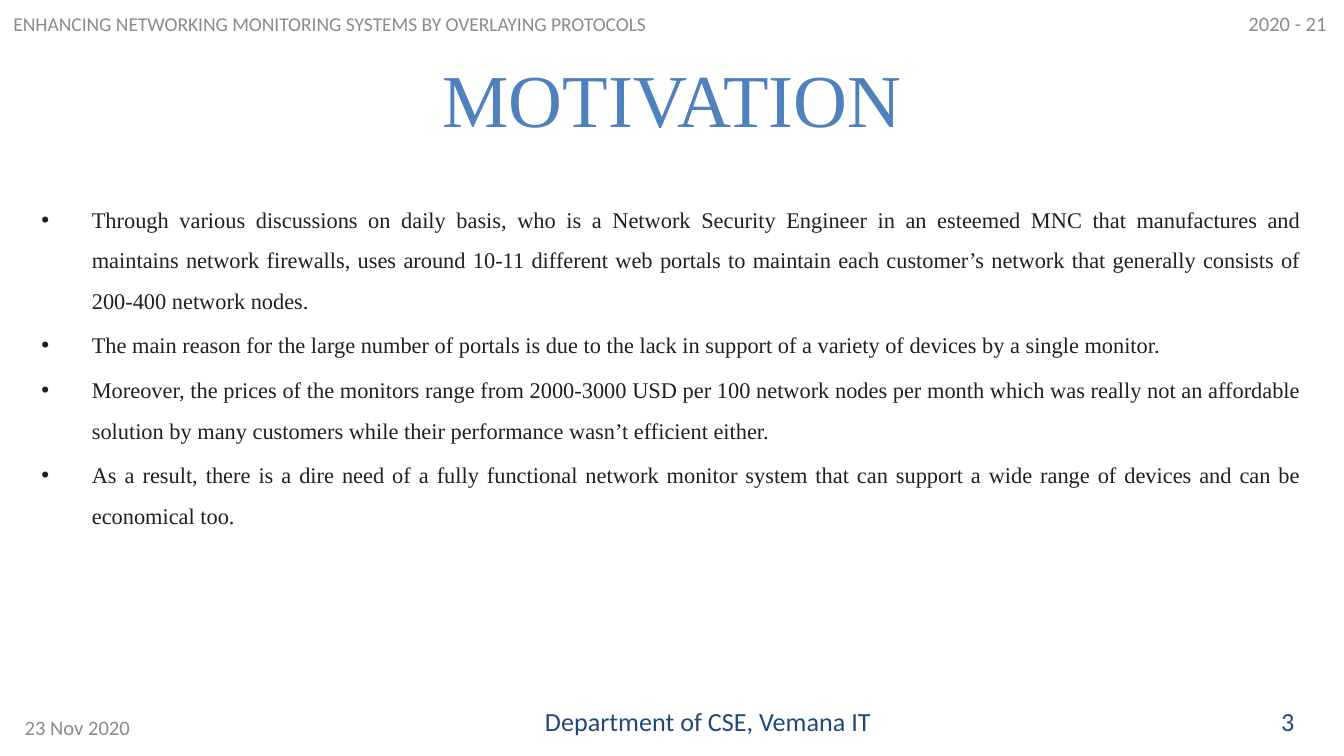
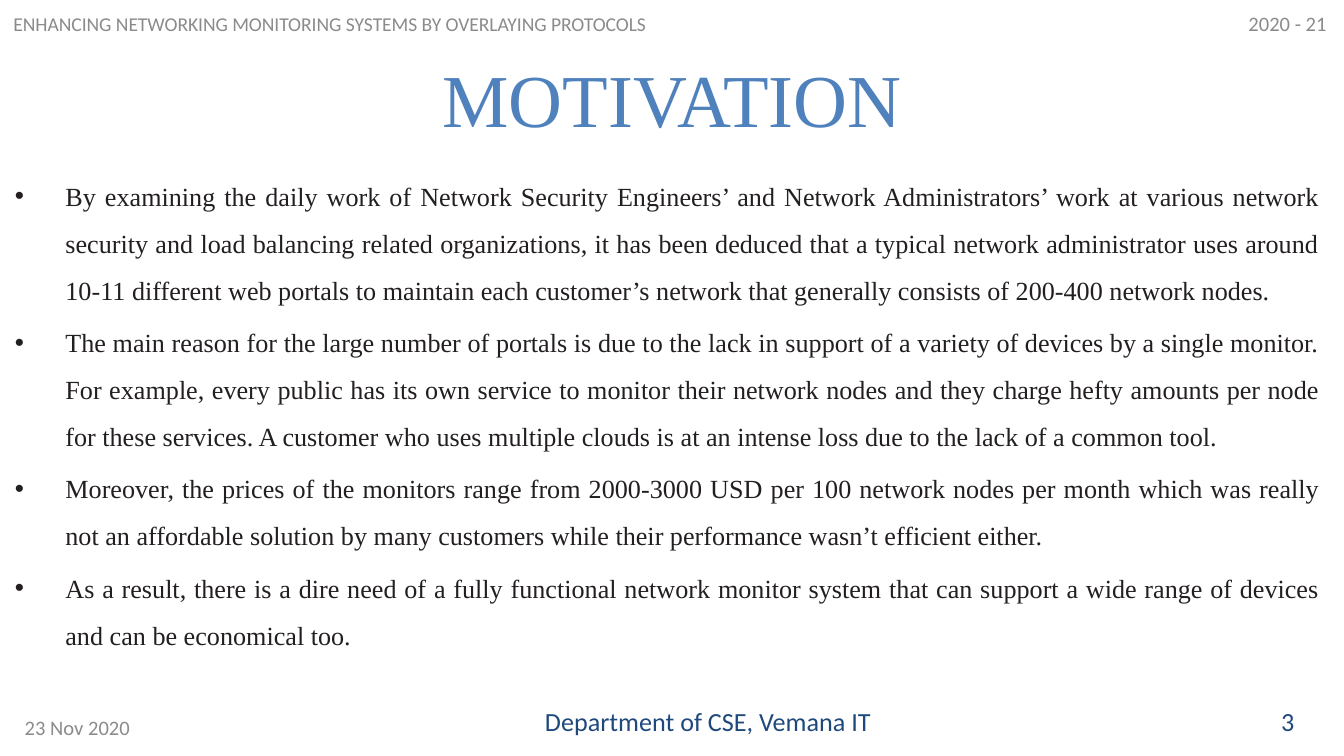
Before and after one commit to rajashreey841/network-monitor, a slide deck: slide 5 of PPT-Review-1.pptx (slide 4 before the commit). Drawn at 1344x756 pixels with LibreOffice and Linux fonts; fonts in the diff are those of the drawing. Boxes give left, top, right and bottom in pixels: in the first picture for what was removed or moved away, otherwise in the second. Text is boxed around its words. In the diff, an @@ line names an element or a change of style, - is before the commit and + after.

```diff
--- a/PPT-Review-1.pptx
+++ b/PPT-Review-1.pptx
@@ text "By examining the daily work ...": place and size @@
-text "By examining the daily work ..." at box(92, 212, 1300, 525)
+text "By examining the daily work ..." at box(65, 187, 1319, 646)
@@ text at box(65, 187, 1319, 452): text changed; size 12 to 14 pt @@
-• Through various discussions on daily basis, who is a Network Security Engineer in an esteemed MNC that manufactures and maintains network firewalls, uses around 10-11 different web portals to maintain each customer’s network that generally consists of 200-400 network nodes.
-• The main reason for the large number of portals is due to the lack in support of a variety of devices by a single monitor.
+• By examining the daily work of Network Security Engineers’ and Network Administrators’ work at various network security and load balancing related organizations, it has been deduced that a typical network administrator uses around 10-11 different web portals to maintain each customer’s network that generally consists of 200-400 network nodes.
+• The main reason for the large number of portals is due to the lack in support of a variety of devices by a single monitor. For example, every public has its own service to monitor their network nodes and they charge hefty amounts per node for these services. A customer who uses multiple clouds is at an intense loss due to the lack of a common tool.
@@ text at box(65, 479, 1318, 646): size 12 to 14 pt in "Moreover, the prices of the monitors range ...", "As a result, there is a dire ..." @@
```
Also in this commit, not shown: 11 other slides changed, 6 slides added, 1 slide removed, 2 other files.
